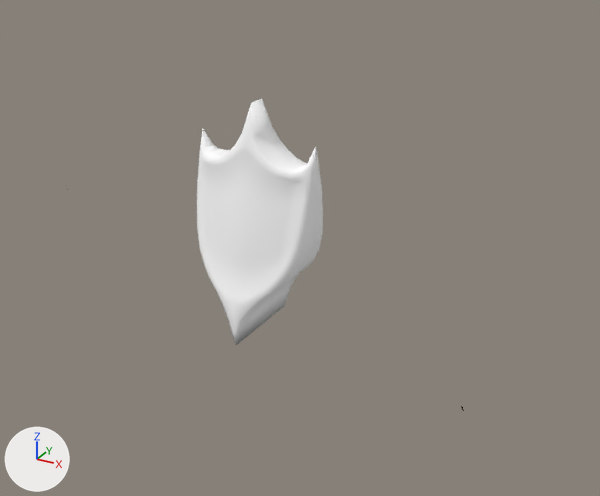
The glTF model 3d/mine-hantee/models/storm_building_kingscrest_ravencourt_gate_00.glb: old version first, new version second.
Rendered twice from a 50 mm lens placed at (4.28, -6.88, 5.06), pointed at (0.44, 0.08, 1.57). The axes (+X, +Y, +Z) are drawn at lower left. The lights are the same throughout. The picture after the commit comes second. Vertices at exactly the same position are counted once.
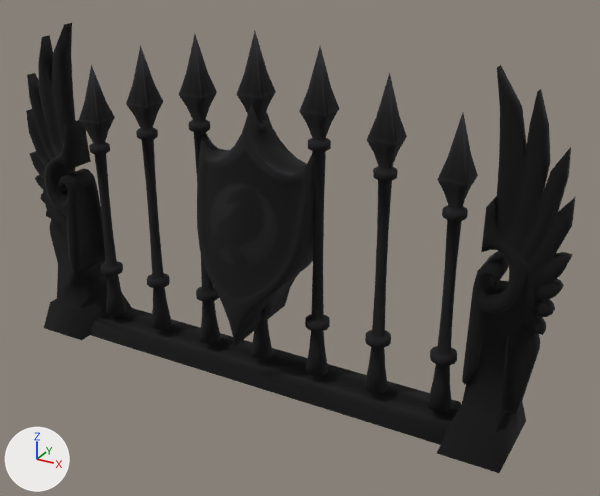
Changed parts and their boxes (x1, y1, x2, y2) in the pictures (600 x 496 px):
'Mesh_0', surface changed, reshaped (white to black): before (197, 98, 323, 346); after (26, 23, 576, 473)
part 1 of me_mesh_0, surface changed (white to black): before (197, 98, 323, 346); after (26, 23, 576, 473)
part 2 of me_mesh_0, recoloured (white to black): before (197, 98, 323, 346); after (197, 104, 314, 346)

Edits to the bpy script that builds the scene:
```text
Change mat_material_0:
    remove n2 = _N.new('ShaderNodeMath'); n2.name = 'Math'
    remove n2.operation = 'SUBTRACT'
    remove n2.inputs[0].default_value = 1.0  # 'Value'
    remove n3 = _N.new('ShaderNodeMath'); n3.name = 'Math.001'
    remove n3.operation = 'LESS_THAN'
    remove n3.inputs[1].default_value = 0.4  # 'Value'
    where n0 = _N.new('ShaderNodeBsdfPrincipled'); n0.name = 'Principled BSDF'
    remove _L.new(n2.outputs[0], n0.inputs[4])  # 'Value' to 'Alpha'
    remove _L.new(n3.outputs[0], n2.inputs[1])  # 'Value' to 'Value'
    where n4 = _N.new('ShaderNodeTexImage'); n4.name = 'Image Texture'
    remove _L.new(n4.outputs[1], n3.inputs[0])  # 'Alpha' to 'Value'
Change me_mesh_0:
    used by ob_mesh_0; location = (0.0, 0.0, 0.0)
    remove me_mesh_0.from_pydata(...)  # 2712 vertices, 5302 faces; spans x -3.17..3.17, y -0.55..0.55, z -0.04..3.83
    remove me_mesh_0.materials.append(mat_material_1)
    add me_mesh_0.from_pydata(...)  # 2591 vertices, 5102 faces; spans x -3.17..3.17, y -0.55..0.55, z 0.0..3.78
    me_mesh_0 part 1: 5102 kept faces spanning x -3.17..3.17, y -0.55..0.55, z 0.0..3.78 get new texture (UV) coordinates
    me_mesh_0 part 2: 616 faces spanning x -0.66..0.67, y -0.55..0.55, z 0.59..3.1 switch from mat_material_2 (white #ffffff) to mat_material_0 (picture img_storm_kingscrest_ravencourt_gate_diffuse_png)
    edits to the shape of me_mesh_0 do not show in these pictures
```
